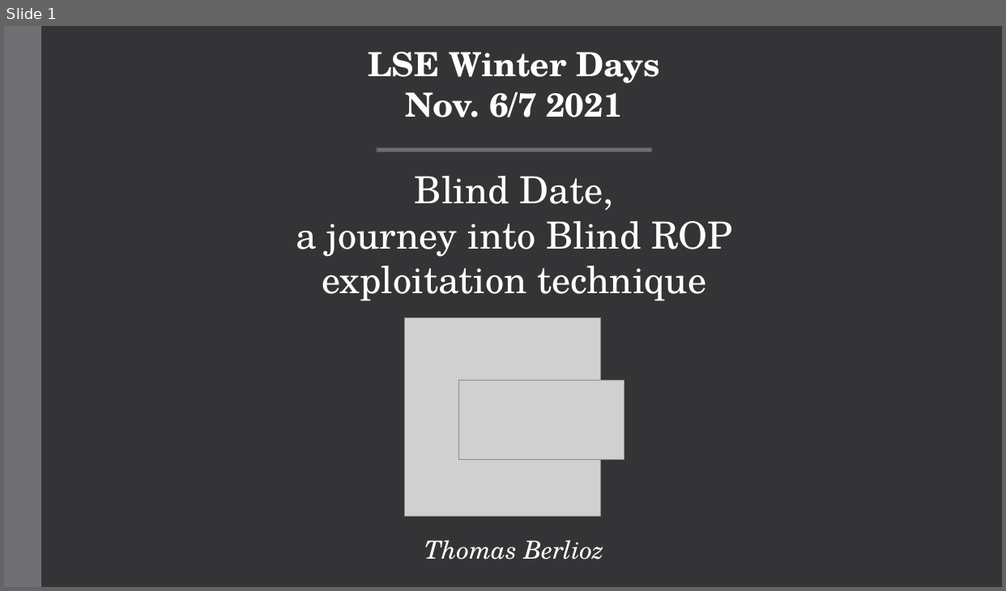
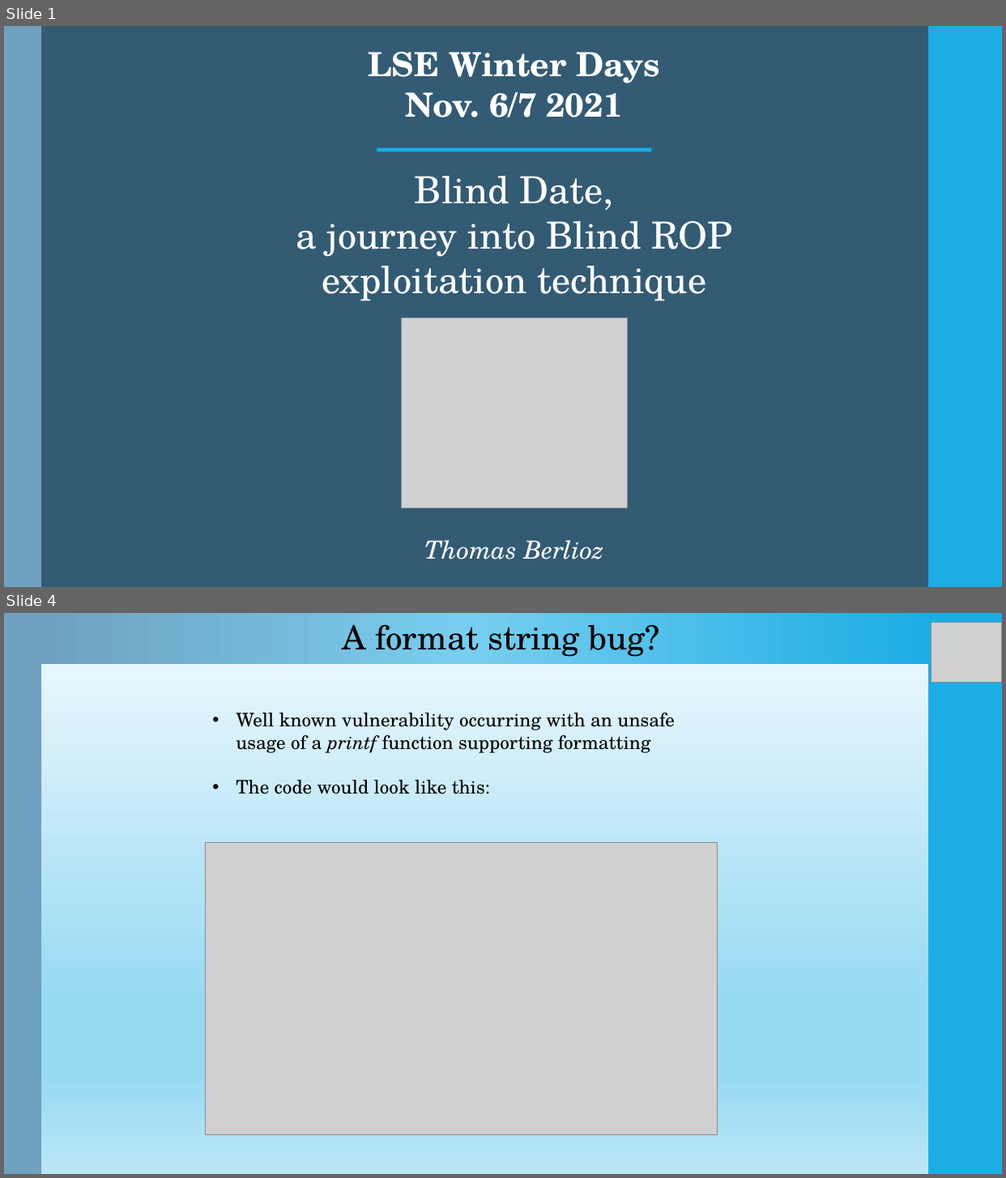
Before and after one commit to Ewael/LSE, a slide deck: Blind_Date/slides.pptx. Shown one above the other, each under a label of ours: slide 1 before the commit, slides 1 and 4 after it; the slides between them are not shown. The pictures are 1006x591 and 1006x1178 pixels, drawn with LibreOffice and Linux fonts; fonts in the diff are those of the drawing; grey boxes stand for pictures. Boxes give left, top, right and bottom in pixels: in the first picture for what was removed or moved away, otherwise in the second. Text is boxed around its words. In the diff, an @@ line names an element or a change of style, - is before the commit and + after.

```diff
--- a/Blind_Date/slides.pptx
+++ b/Blind_Date/slides.pptx
@@ slide 4 added at (4,613,1002,1174), background gradient #F4FBFE to #99DAF3 to #BBE6F7; not listed: 2 template elements that a slide beside it also shows @@
@@ rectangle added at (41,613,928,665), fill gradient #1CADE4 to #77CEEF to #70A1C0 @@
@@ text added at (342,624,660,657), 32 pt, text #000000 @@
+A format string bug?
@@ picture added at (931,623,1002,683) @@
@@ text added at (236,713,674,794), 18 pt, text #000000 @@
+• Well known vulnerability occurring with an unsafe usage of a printf function supporting formatting
+• The code would look like this:
@@ picture added at (206,843,718,1135) @@
@@ slide 1 changed as well @@
@@ background #353537 to #335B74 @@
@@ rectangle at (4,26,41,587): fill #6F6F74 to #70A1C0 @@
@@ rectangle added at (928,26,1002,587), fill #1CADE4 @@
@@ rectangle at (377,148,652,152): fill #6F6F74 to #1CADE4; outline #525256 1.1 pt to #1580A9 1.1 pt @@
@@ picture: place and size @@
-picture at (404,318,601,517)
+picture at (402,318,627,508)
@@ picture removed at (459,381,624,460) @@
```
Also in this commit, not shown: 1 other slide changed, 5 other slides added, 3 slides removed.
